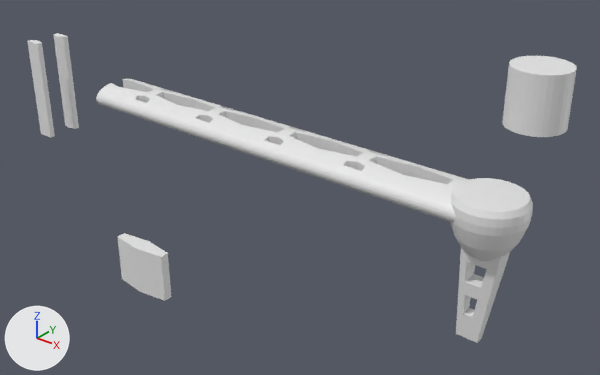
The Blender file arm.blend as it was, and as the next commit left it.
One viewpoint serves both versions: a camera (50 mm lens) standing at (23.28, -33.82, 22.66) and looking at (-3.9, 0.16, 1.6). Arrows for +X, +Y and +Z are at lower left; the lights stay in place.

Objects in the first picture: 'Arm Cylinder', 'Cylinder.001', 'Hexagonal Cutout Tool', 'Motor Holder and Leg'.
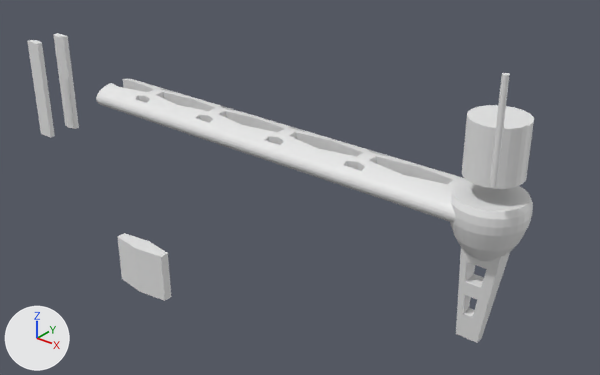
Commit message: Added m3 screw and motor

Edits to the scene script, one JSON object a line:
```json
{"block": "me_cylinder_001", "where": "me_cylinder_001.from_pydata(...)  # 2392 vertices, 2102 faces, 2 loose edges; spans x -1.11..1.31, y -1.11..1.98, z -3.75..4.24"}
{"block": "me_cylinder_001", "where": "# used by ob_motor_holder_and_leg; location = (9.02, -2.24, 4.57); scale = (1.7, 1.7, 1.7)"}
{"block": "me_cylinder_001", "change": "me_cylinder_001 part 1: the loose piece of 64 vertices spanning x -0.35..1.31, y 0.32..1.98, z 2.61..4.24 is moved by (-0.48, -1.13, -1.16)"}
{"op": "add", "block": "me_cylinder_002", "code": ["me_cylinder_002 = bpy.data.meshes.new('Cylinder.002')", "me_cylinder_002.from_pydata(...)  # 64 vertices, 34 faces, 1 loose edge; spans x -2.8..2.8, y -2.8..2.8, z -1.0..1.0"]}
{"op": "add", "block": "ob_m3_screw", "code": ["ob_m3_screw = bpy.data.objects.new('m3 Screw', me_cylinder_002)", "ob_m3_screw.location = (9.96, -4.22, 9.96)", "ob_m3_screw.scale = (0.0537, 0.0537, 2.44)"]}
```

Location of each change, (x1, y1, x2, y2) in pixels of the pictures (600 x 375 px; the box of a moved part takes in the faces that stretch with it):
```json
{"object": "Motor Holder and Leg", "change": "reshaped", "before": [450, 56, 577, 343], "after": [450, 105, 534, 343], "on screen": "34% narrower, 17% shorter"}
{"object": "m3 Screw", "change": "added", "after": [489, 73, 510, 187]}
{"part": 1, "of": "me_cylinder_001", "change": "moved or reshaped", "before": [502, 56, 577, 137], "after": [462, 105, 534, 189]}
```
